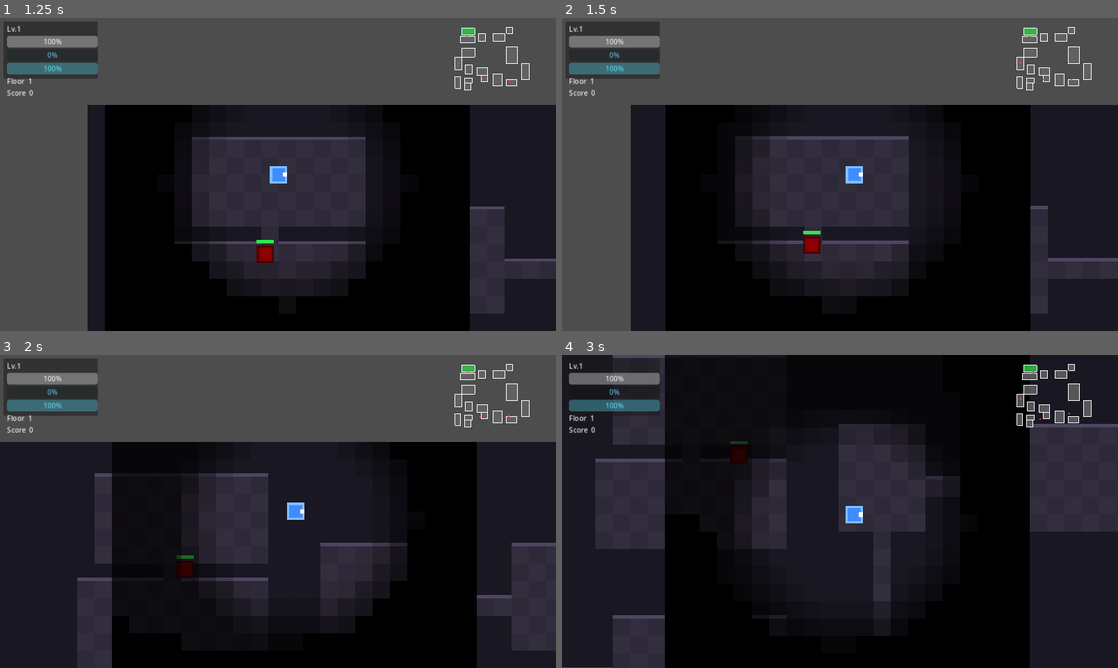
Above: before the commit, frames 1-4 (two rows, left to right).
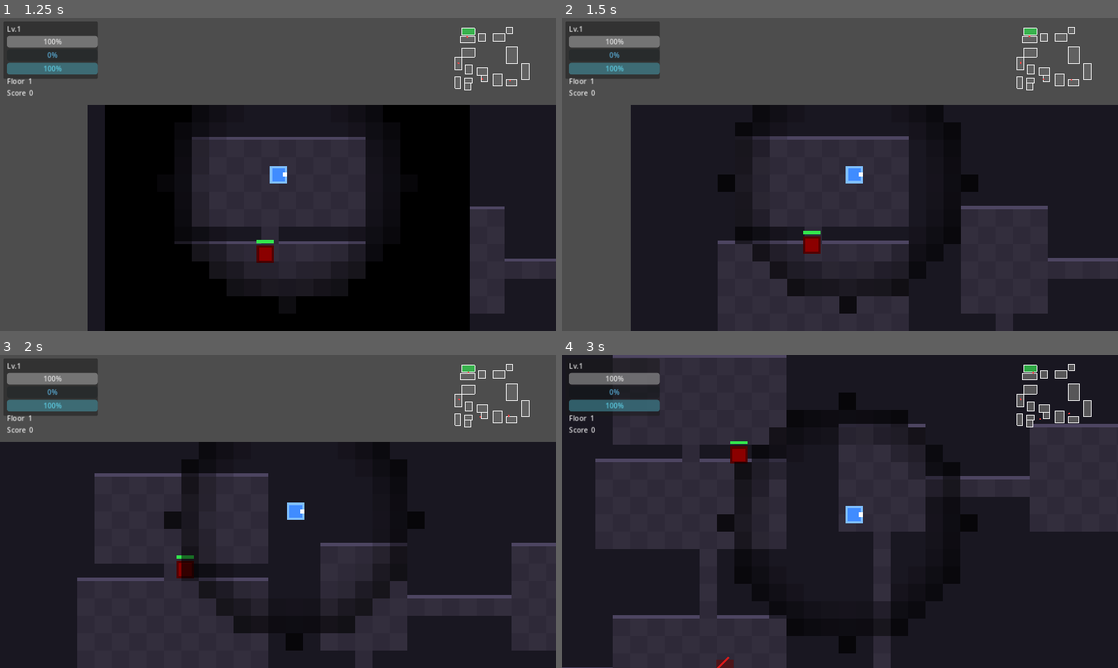
Above: after the commit, the same moments.

Repository: sin857000-code/Valid
Game: Godot game, scene res://scenes/ui/main_menu.tscn
Same seed, same stepped clock (60 frames per second), same inputs: the game is played once before the commit and once after it.
Inputs:
- Up to frame 1 (1.25 s): click "새 게임" at 0.5 s
- Up to frame 2 (1.5 s): tap Enter (ui_accept) at 1.25 s; hold Right (ui_right) from 1.28 s (still down); tap Tab (ui_focus_next) at 1.35 s
- Up to frame 3 (2 s): keep holding Right (ui_right); tap Enter (ui_accept) at 1.52 s
- Up to frame 4 (3 s): release Right (ui_right) at 2.03 s; hold Down (ui_down) 2.03-2.78 s; tap Tab (ui_focus_next) at 2.1, 2.85 s; tap Enter (ui_accept) at 2.27 s; hold Right (ui_right) from 2.78 s (still down)

Frame 1 is identical in both runs. In frame 2, 23% of the frame differs, in the area x 18-85%, y 27-100%; in frame 3, 22%; in frame 4, 32%, in the area x 18-85%, y 0-100%.
Error in both runs: Invalid call. Nonexistent function 'is_action_just_pressed' in base 'InputEventKey'. (res://scripts/ui/pause_menu.gd:48)

Commit message:
Cycle 15: map reveal, death animation, elite enemies
- fog_of_war: Tab (ui_focus_next) reveals full map for 3 seconds
- player: expanding ring death animation (3 rings + particle burst); scale-to-zero then emit signal
- dungeon: elite enemy spawns every 5th non-boss floor (3x HP, 1.5x dmg, gold tint, 3x EXP)

https://claude.ai/code/session_01W1t3cyazDUadMr1eE4hi94

Diff:
--- a/roguelike/scripts/maps/dungeon.gd
+++ b/roguelike/scripts/maps/dungeon.gd
@@ -94,6 +94,8 @@
 	else:
 		for i in range(BASE_ENEMIES + GameManager.current_floor - 1):
 			_spawn_enemy()
+		if GameManager.current_floor % 5 == 0 and not is_boss_floor:
+			_spawn_elite()
 
 	_spawn_items()
 	_spawn_traps()
@@ -107,6 +109,20 @@
 	enemy.global_position = Vector2(room.get_center()) * TILE
 	enemy.enemy_died.connect(_on_enemy_died)
 	enemy_count += 1
+
+func _spawn_elite() -> void:
+	var room = rooms[randi_range(1, rooms.size() - 2)]
+	var elite = _make_enemy(load(ENEMY_SCRIPTS[randi_range(1, ENEMY_SCRIPTS.size() - 1)]))
+	entities.add_child(elite)
+	elite.max_health = int(elite.max_health * 3.0)
+	elite.current_health = elite.max_health
+	elite.attack_damage = int(elite.attack_damage * 1.5)
+	elite.exp_reward = int(elite.exp_reward * 3)
+	elite.modulate = Color(1.0, 0.6, 0.0)  # golden tint
+	elite.global_position = Vector2(room.get_center()) * TILE
+	elite.enemy_died.connect(_on_enemy_died)
+	enemy_count += 1
+	hud.show_weapon_pickup("⚡ ELITE ENEMY!")
 
 func _spawn_boss() -> void:
 	var boss = _make_enemy(load("res://scripts/enemies/enemy_boss.gd"))
--- a/roguelike/scripts/maps/fog_of_war.gd
+++ b/roguelike/scripts/maps/fog_of_war.gd
@@ -7,10 +7,11 @@
 const VISION_RADIUS = 7   # 타일 단위
 const SOFT_EDGE = 2.5
 
-var _revealed: Dictionary = {}  # Vector2i → bool (한번이라도 본 곳)
+var _revealed: Dictionary = {}
 var _player: Node = null
 var _map_w: int = 0
 var _map_h: int = 0
+var _reveal_all_timer: float = 0.0
 
 func setup(w: int, h: int) -> void:
 	_map_w = w
@@ -18,10 +19,14 @@
 	_revealed.clear()
 	queue_redraw()
 
-func _process(_delta: float) -> void:
+func _process(delta: float) -> void:
 	if _player == null:
 		_player = get_tree().get_first_node_in_group("player")
 		return
+	if Input.is_action_just_pressed("ui_focus_next"):
+		_reveal_all_timer = 3.0
+	if _reveal_all_timer > 0.0:
+		_reveal_all_timer -= delta
 	_reveal_around(_player.global_position)
 	queue_redraw()
 
@@ -48,10 +53,12 @@
 			var dist = Vector2(dx, dy).length()
 			var alpha: float
 			if dist > VISION_RADIUS:
-				if _revealed.has(tile):
-					alpha = 0.72  # 본 적 있는 곳: 어둡게
+				if _reveal_all_timer > 0.0:
+					alpha = 0.0  # temporary full reveal
+				elif _revealed.has(tile):
+					alpha = 0.72
 				else:
-					alpha = 1.0   # 못 본 곳: 완전 어둠
+					alpha = 1.0
 			else:
 				# 시야 안: 가장자리 소프트
 				var t = clamp((dist - (VISION_RADIUS - SOFT_EDGE)) / SOFT_EDGE, 0.0, 1.0)
--- a/roguelike/scripts/player/player.gd
+++ b/roguelike/scripts/player/player.gd
@@ -191,7 +191,27 @@
 	hp.spawn(get_parent(), global_position, Color(1, 0.3, 0.3))
 	_screen_shake()
 	if current_health == 0:
-		player_died.emit()
+		_play_death_anim()
+
+func _play_death_anim() -> void:
+	set_physics_process(false)
+	load("res://scripts/core/sound_manager.gd").play_hit(self)
+	for i in range(3):
+		var ring = ColorRect.new()
+		ring.size = Vector2(16, 16)
+		ring.position = Vector2(-8, -8)
+		ring.color = Color(1.0, 0.3, 0.2, 0.8)
+		get_parent().add_child(ring)
+		ring.global_position = global_position - Vector2(8, 8)
+		var t = ring.create_tween().set_parallel(true)
+		t.tween_property(ring, "scale", Vector2(3.0, 3.0), 0.4).set_delay(i * 0.12)
+		t.tween_property(ring, "modulate:a", 0.0, 0.4).set_delay(i * 0.12)
+		t.tween_callback(ring.queue_free).set_delay(0.52 + i * 0.12)
+	var hp = load("res://scripts/ui/hit_particle.gd")
+	hp.spawn(get_parent(), global_position, Color(1.0, 0.2, 0.2))
+	var tween = create_tween()
+	tween.tween_property(self, "scale", Vector2.ZERO, 0.3).set_delay(0.2)
+	tween.tween_callback(func(): player_died.emit())
 
 func _screen_shake() -> void:
 	if _camera == null:
